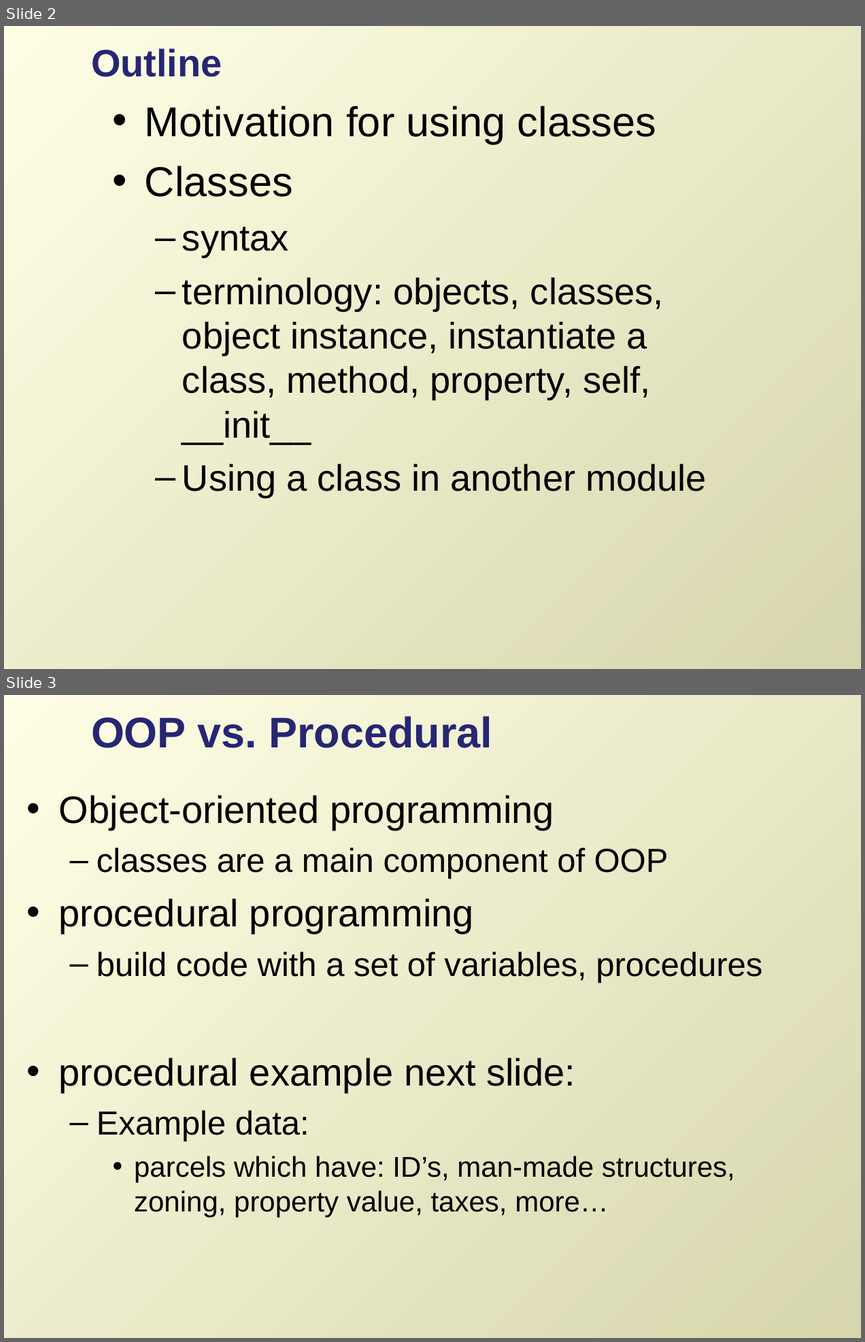
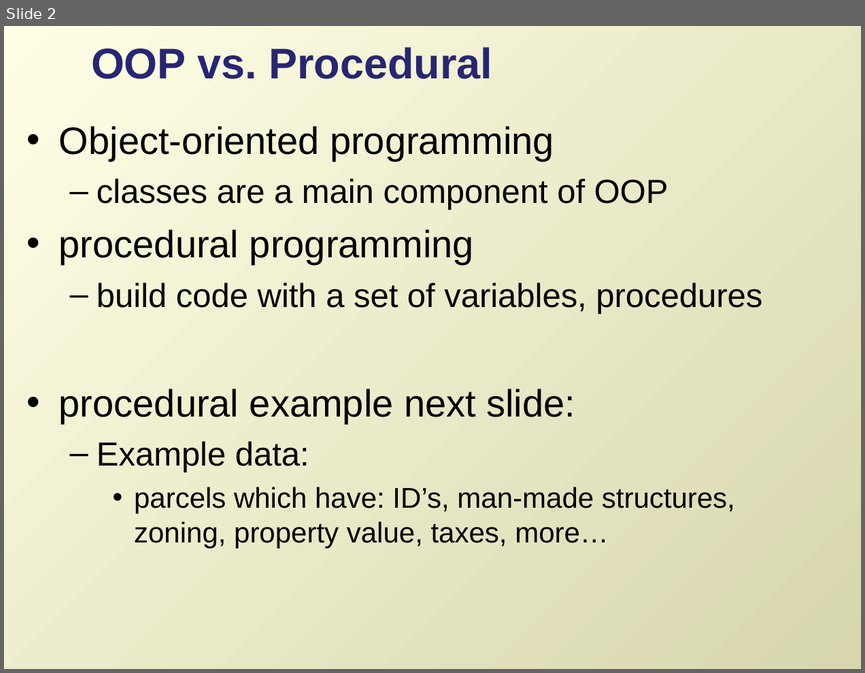
Before and after one commit to lgtateos/gis540, a slide deck: slides/classes.ppt. Shown one above the other, each under a label of ours: slides 2 and 3 before the commit, slide 2 after it. The pictures are 865x1342 and 865x673 pixels, drawn with LibreOffice and Linux fonts; fonts in the diff are those of the drawing. Boxes give left, top, right and bottom in pixels: in the first picture for what was removed or moved away, otherwise in the second. Text is boxed around its words. In the diff, an @@ line names an element or a change of style, - is before the commit and + after.

```diff
--- a/slides/classes.ppt
+++ b/slides/classes.ppt
@@ slide 2 removed at bbox=[4, 26, 861, 669], background gradient #FFFFE6 to #D7D6AE @@
@@ title removed at bbox=[91, 48, 222, 77] @@
-Outline
@@ text removed at bbox=[145, 106, 706, 498] @@
-• Motivation for using classes
-• Classes
-  – syntax
-  – terminology: objects, classes, object instance, instantiate a class, method, property, self, __init__
-  – Using a class in another module
@@ what was slide 3 is now slide 2 @@
```
Also in this commit, not shown: 4 slides changed, 2 slides added, 1 other slide removed.
